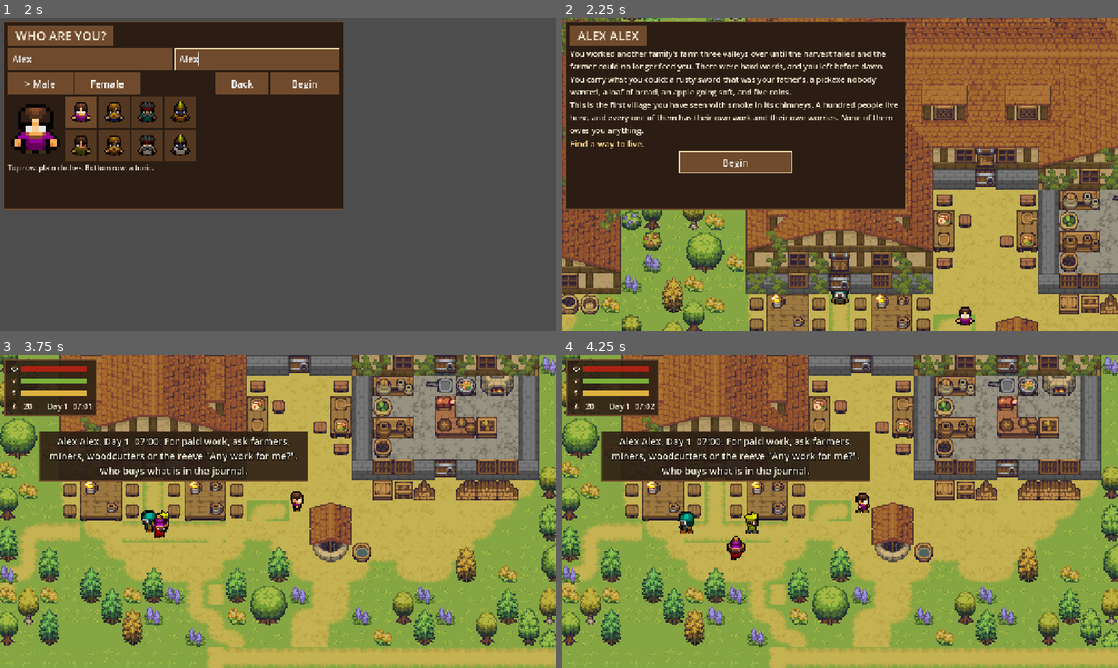
Above: before the commit, frames 1-4 (two rows, left to right).
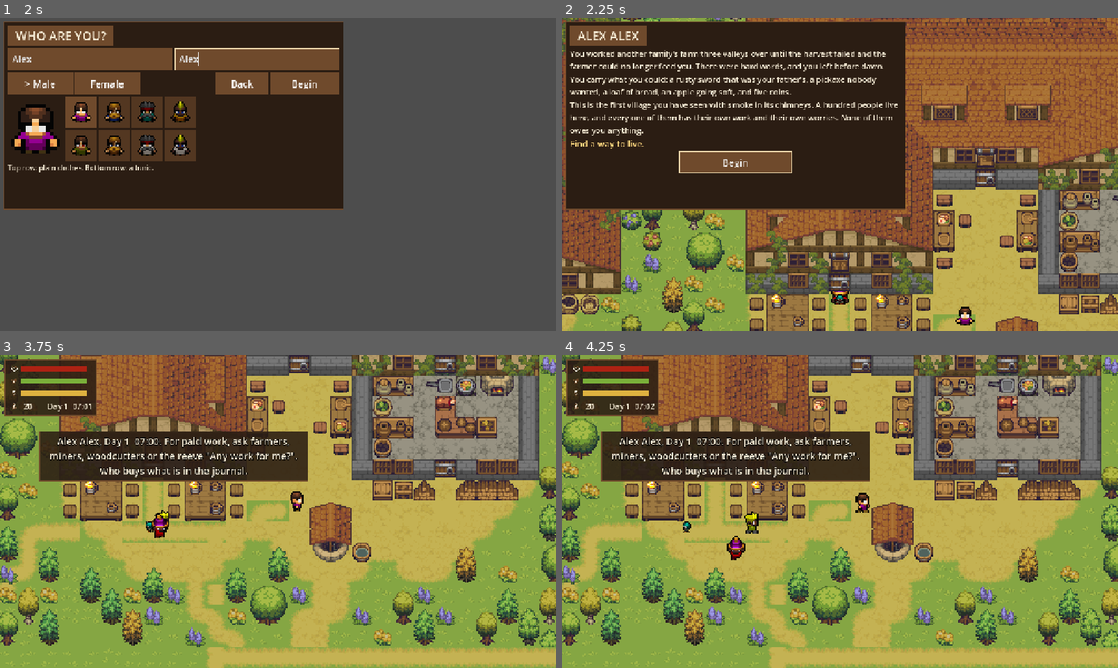
Above: after the commit, the same moments.

Repository: verbal76/My-Medieval-Life
Game: Godot game, scene res://scenes/main.tscn
Two runs of this game, one before a commit and one after it. Both use one fixed random seed, a clock stepped at 60 frames per second and the inputs below.
Inputs (mouse positions are in pixels of both pictures, inside the frame that each line leads up to):
- Up to frame 1 (2 s): click "New game" at 0.5 s; click (88, 58) at 1.27 s; type "Alex" at 1.35 s; click (255, 58) at 1.5 s; type "Alex" at 1.58 s
- Up to frame 2 (2.25 s): click "Begin" at 2 s
- Up to frame 3 (3.75 s): click "Begin" at 2.75 s; tap Enter (ui_accept) at 3.5 s; move the mouse to (400, 495) at 3.52 s; hold D (move_right) from 3.53 s (still down); hold C (recenter) from 3.53 s (still down); click (400, 495) at 3.67 s
- Up to frame 4 (4.25 s): keep holding D (move_right); keep holding C (recenter); tap Enter (ui_accept) at 3.77 s

Frame 1 is identical in both runs. In frame 2, less than 0.1% of the frame differs, in the area x 48-52%, y 87-92%; in frame 3, 0.1%; in frame 4, 0.2%, in the area x 21-24%, y 50-58%.

Commit message:
Draw children at half an adult's size
Owner request: children render at half size and at full size once they
are adults. The scale follows the villager's role every frame, so a
child who grows up is drawn full size; the feet are the sprite's
origin, so children stay on the ground. Checked in a screenshot;
start_test checks a child at half size, the same villager at full size
as an adult, and an adult at full size (325 steps, all passing).

Co-Authored-By: Claude Opus 5.5 <noreply@anthropic.com>
Claude-Session: https://claude.ai/code/session_01Twyxni5CnEyE5LMG3EMiFY

Diff:
--- a/game/scripts/main.gd
+++ b/game/scripts/main.gd
@@ -626,6 +626,7 @@
 	projectiles.clear()
 
 
+const CHILD_SCALE := 0.5               # a child's sprite, of an adult's
 const SIGN_RANGE := 14.0               # tiles: house signs show when the player is this near
 
 
@@ -854,6 +855,9 @@
 				if s.anim != "death":
 					s.play("death", true)
 			continue
+		# children are drawn at half an adult's size, full size once grown (owner, 2026-10-18); the
+		# feet are the sprite's origin, so they stay on the ground
+		s.scale = Vector2.ONE * (CHILD_SCALE if n.role == "child" else 1.0)
 		s.visible = near and not _covered(n)
 		if not s.visible:
 			continue
--- a/game/tests/start_test.gd
+++ b/game/tests/start_test.gd
@@ -1174,6 +1174,7 @@
 	_roof_tests()
 	_pad_cycle_tests()
 	_sign_tests()
+	_child_size_tests()
 
 	_clear_saves()
 	print("%d steps, %d failures" % [steps.size(), failures])
@@ -1732,3 +1733,22 @@
 	w.player.pos = Vector2(float(b.door[0]), float(b.door[1])) + Vector2(40, 0)
 	main._sync_sprites()
 	check(not sg.visible, "far away the sign is not shown")
+
+
+## Children are drawn at half size, adults at full size (owner, 2026-10-18).
+func _child_size_tests() -> void:
+	var w: World = main.world
+	var kid: NPC = w.npcs.filter(func(n): return n.alive and n.role == "child")[0]
+	var adult: NPC = w.npcs.filter(func(n): return n.alive and n.role == "adult")[0]
+	w.player.pos = kid.pos + Vector2(1, 0)
+	main.recenter()
+	main._sync_sprites()
+	check(is_equal_approx(main.sprites[kid.id].scale.x, 0.5), "a child is drawn at half size")
+	kid.role = "adult"
+	main._sync_sprites()
+	check(is_equal_approx(main.sprites[kid.id].scale.x, 1.0), "grown up, full size")
+	kid.role = "child"
+	w.player.pos = adult.pos + Vector2(1, 0)
+	main.recenter()
+	main._sync_sprites()
+	check(is_equal_approx(main.sprites[adult.id].scale.x, 1.0), "an adult is full size")
